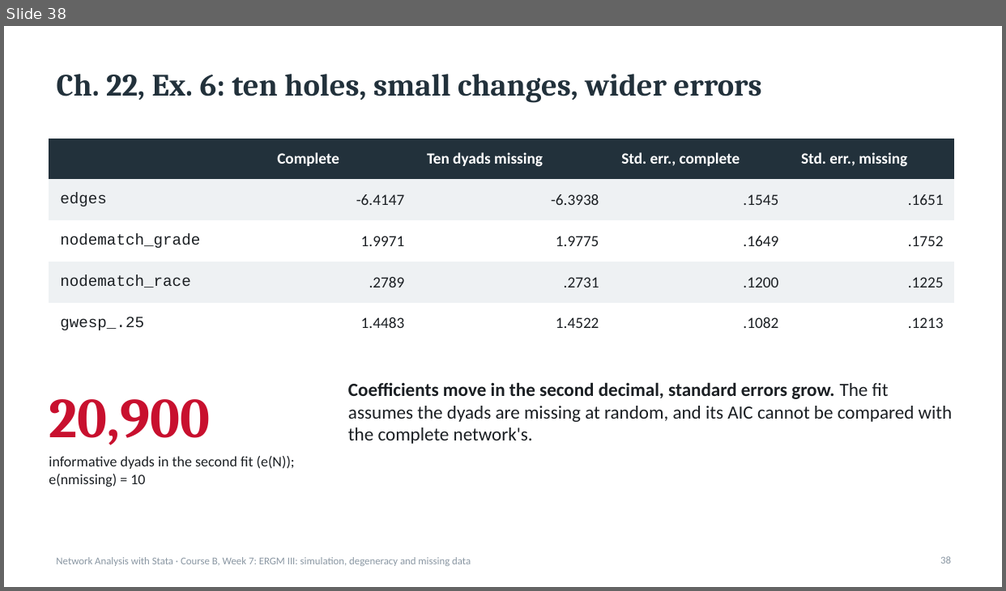
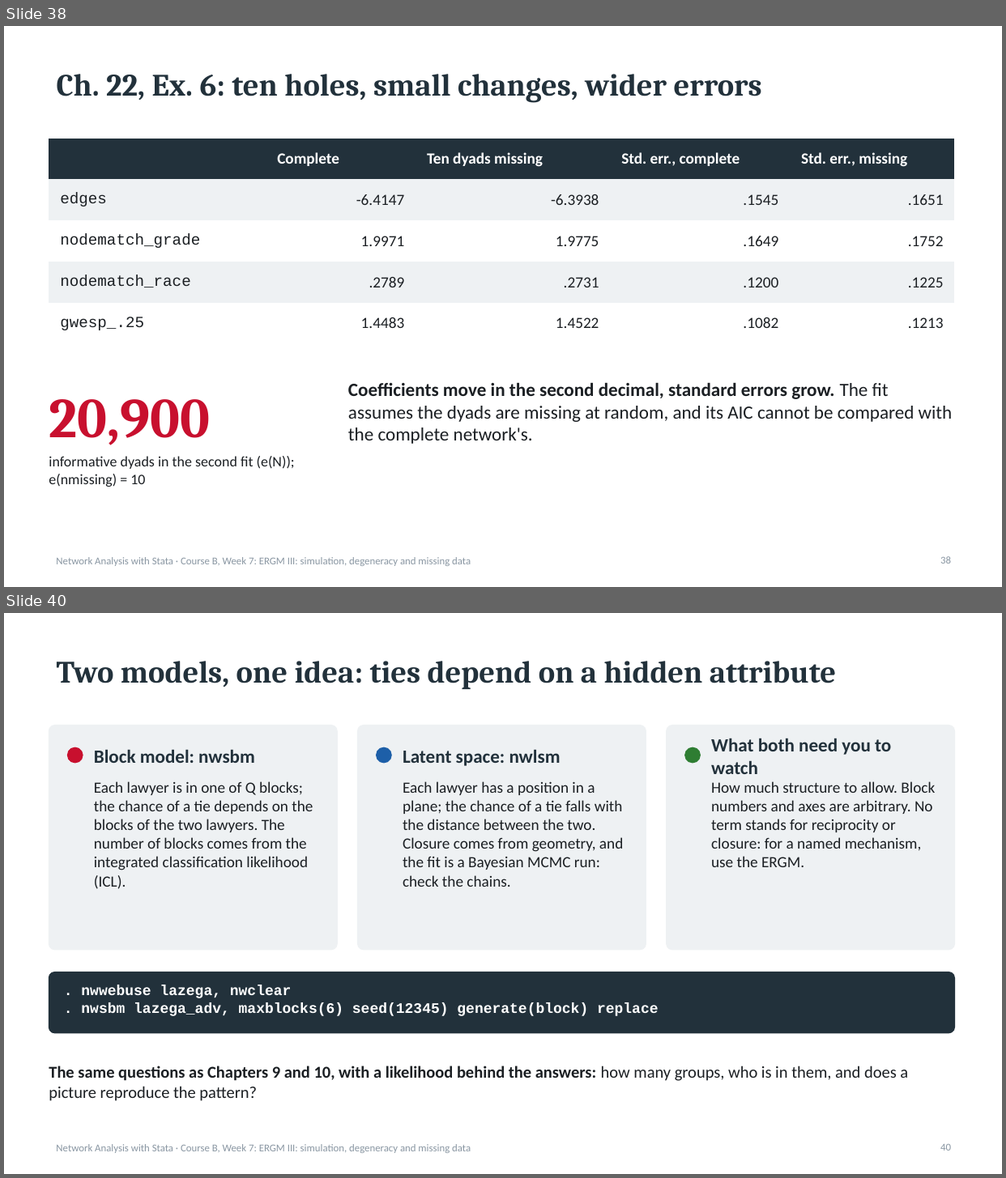
Before and after one commit to thomas-u-grund/nwcommands, a slide deck: website/book/teaching/slides/courseB_week07_ergm3_simulation_degeneracy.pptx. Shown one above the other, each under a label of ours: slide 38 before the commit, slides 38 and 40 after it; the slides between them are not shown. The pictures are 1006x591 and 1006x1178 pixels, drawn with LibreOffice and Linux fonts; fonts in the diff are those of the drawing. Boxes give left, top, right and bottom in pixels: in the first picture for what was removed or moved away, otherwise in the second. Text is boxed around its words. In the diff, an @@ line names an element or a change of style, - is before the commit and + after.

```diff
--- a/website/book/teaching/slides/courseB_week07_ergm3_simulation_degeneracy.pptx
+++ b/website/book/teaching/slides/courseB_week07_ergm3_simulation_degeneracy.pptx
@@ slide 40 added at [4,613,1002,1174], background #FFFFFF; not listed: 1 template element that a slide beside it also shows @@
@@ title added at [57,661,836,689], 30 pt, text #22313B, bold @@
+Two models, one idea: ties depend on a hidden attribute
@@ rounded rectangle added at [49,726,337,950], fill #EEF1F3, outline #EEF1F3 1 pt @@
@@ rounded rectangle added at [357,726,646,950], fill #EEF1F3, outline #EEF1F3 1 pt @@
@@ rounded rectangle added at [667,726,955,950], fill #EEF1F3, outline #EEF1F3 1 pt @@
@@ ellipse added at [68,747,83,763], fill #C8102E, outline #C8102E 1 pt @@
@@ text added at [94,749,255,763], 18 pt, text #22313B, bold @@
+Block model: nwsbm
@@ ellipse added at [376,747,391,763], fill #1D5FA8, outline #1D5FA8 1 pt @@
@@ text added at [403,749,560,766], 18 pt, text #22313B, bold @@
+Latent space: nwlsm
@@ ellipse added at [685,747,701,763], fill #2E7D32, outline #2E7D32 1 pt @@
@@ text added at [711,738,891,774], 18 pt, text #22313B, bold @@
+What both need you to watch
@@ text added at [94,781,313,889], 15 pt, text #1B1F23 @@
+Each lawyer is in one of Q blocks; the chance of a tie depends on the blocks of the two lawyers. The number of blocks comes from the integrated classification likelihood (ICL).
@@ text added at [403,781,623,887], 15 pt, text #1B1F23 @@
+Each lawyer has a position in a plane; the chance of a tie falls with the distance between the two. Closure comes from geometry, and the fit is a Bayesian MCMC run: check the chains.
@@ text added at [711,781,935,867], 15 pt, text #1B1F23 @@
+How much structure to allow. Block numbers and axes are arbitrary. No term stands for reciprocity or closure: for a named mechanism, use the ERGM.
@@ rounded rectangle added at [49,973,955,1033], fill #22313B, outline #22313B 1 pt @@
@@ text added at [81,986,658,1016], 14 pt, text #FFFFFF, bold @@
+. nwwebuse lazega, nwclear
+. nwsbm lazega_adv, maxblocks(6) seed(12345) generate(block) replace
@@ text added at [49,1066,908,1101], 16 pt, text #1B1F23, bold @@
+The same questions as Chapters 9 and 10, with a likelihood behind the answers: how many groups, who is in them, and does a picture reproduce the pattern?
@@ page number added at [940,1144,951,1151], 10 pt, text #8A97A3 @@
+40
```
Also in this commit, not shown: 4 slides changed, 5 other slides added, 1 other file.
